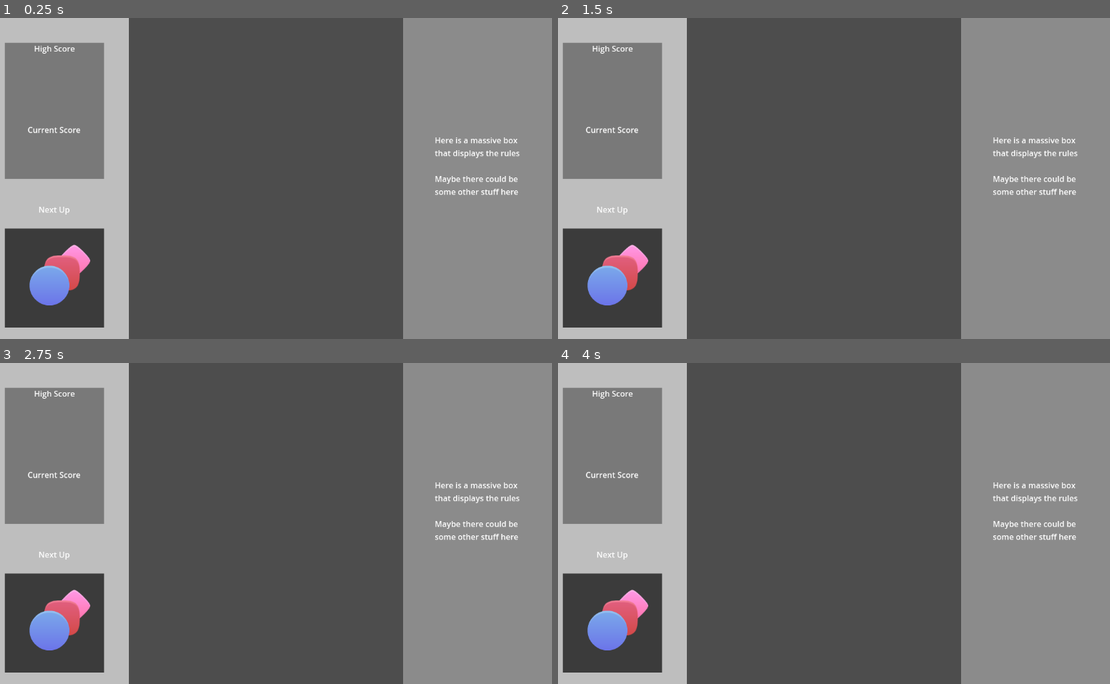
Above: before the commit, frames 1-4 (two rows, left to right).
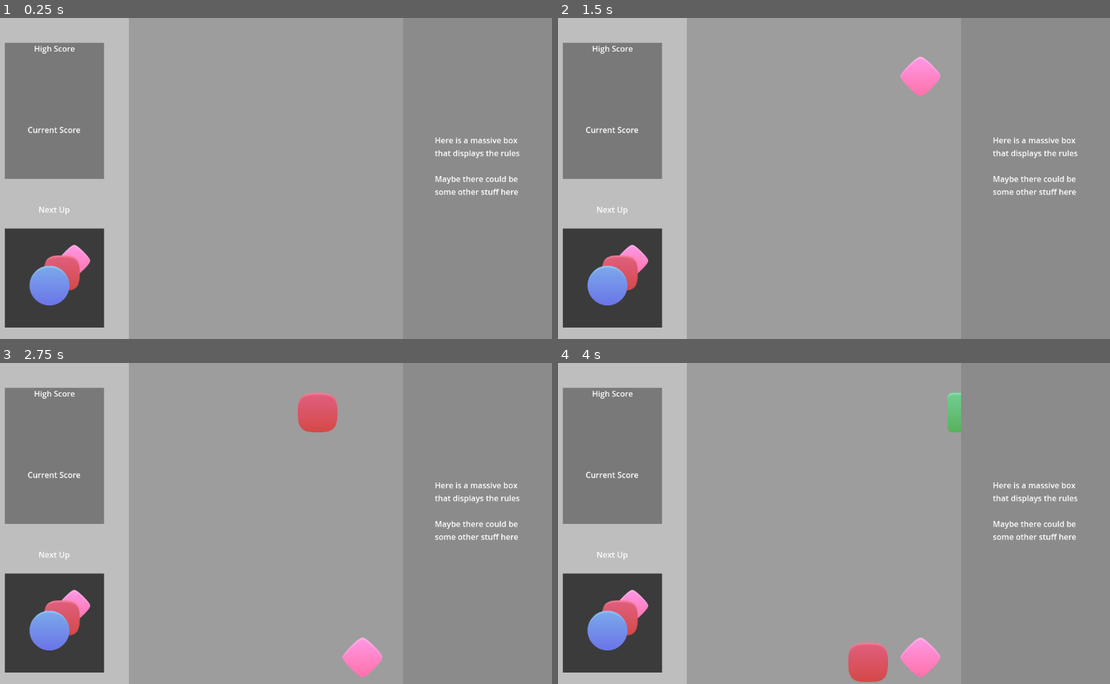
Above: after the commit, the same moments.

Repository: avidandy/CookieTower
Game: Godot game, scene res://Scenes/main.tscn
Two runs of this game, one before a commit and one after it. Both use one fixed random seed, a clock stepped at 60 frames per second and the inputs below.
Inputs (mouse positions are in pixels of both pictures, inside the frame that each line leads up to):
- Up to frame 1 (0.25 s): no input
- Up to frame 2 (1.5 s): tap Enter at 0.5 s; move the mouse to (949, 162) at 0.52 s; press the mouse at (949, 162) at 0.53 s; move the mouse to (707, 194) at 1.27 s; release the mouse at (707, 194) at 1.28 s; click (707, 194) at 1.35 s
- Up to frame 3 (2.75 s): move the mouse to (325, 452) at 2.02 s; press the mouse at (325, 452) at 2.03 s
- Up to frame 4 (4 s): move the mouse to (795, 587) at 2.77 s; release the mouse at (795, 587) at 2.78 s; click (795, 587) at 2.85 s; move the mouse to (994, 571) at 3.52 s; press the mouse at (994, 571) at 3.53 s

The runs differ from the first frame. In frame 1, 50% of the frame differs, in the area x 23-74%, y 0-100%; in frame 2, 50%; in frame 3, 50%; in frame 4, 50%.

Commit message:
Added components to the main scene Moved walls to fit main scene

Diff:
--- a/cookietower/Scenes/main.tscn
+++ b/cookietower/Scenes/main.tscn
@@ -1,7 +1,12 @@
-[gd_scene load_steps=2 format=3 uid="uid://d11cihdp5hxl0"]
+[gd_scene load_steps=3 format=3 uid="uid://d11cihdp5hxl0"]
 
+[ext_resource type="PackedScene" uid="uid://n517npkn5rfr" path="res://Scenes/andytestroom.tscn" id="2_bo1nx"]
 [ext_resource type="PackedScene" uid="uid://yqw3m1p10eil" path="res://Scenes/game_ui.tscn" id="6_21xkr"]
 
 [node name="Main" type="Node2D"]
 
 [node name="GameUI" parent="." instance=ExtResource("6_21xkr")]
+
+[node name="Andytestroom" parent="." instance=ExtResource("2_bo1nx")]
+z_index = -1
+position = Vector2(-3, 0)
--- a/cookietower/Scenes/play_area.tscn
+++ b/cookietower/Scenes/play_area.tscn
@@ -15,11 +15,11 @@
 shape = SubResource("RectangleShape2D_a5pih")
 
 [node name="Left" type="CollisionShape2D" parent="StaticBody2D"]
-position = Vector2(0, 235)
+position = Vector2(293, 234)
 shape = SubResource("RectangleShape2D_7hld2")
 
 [node name="Right" type="CollisionShape2D" parent="StaticBody2D"]
-position = Vector2(1152, 235)
+position = Vector2(865, 238)
 shape = SubResource("RectangleShape2D_7hld2")
 
 [node name="Background" type="ColorRect" parent="."]
